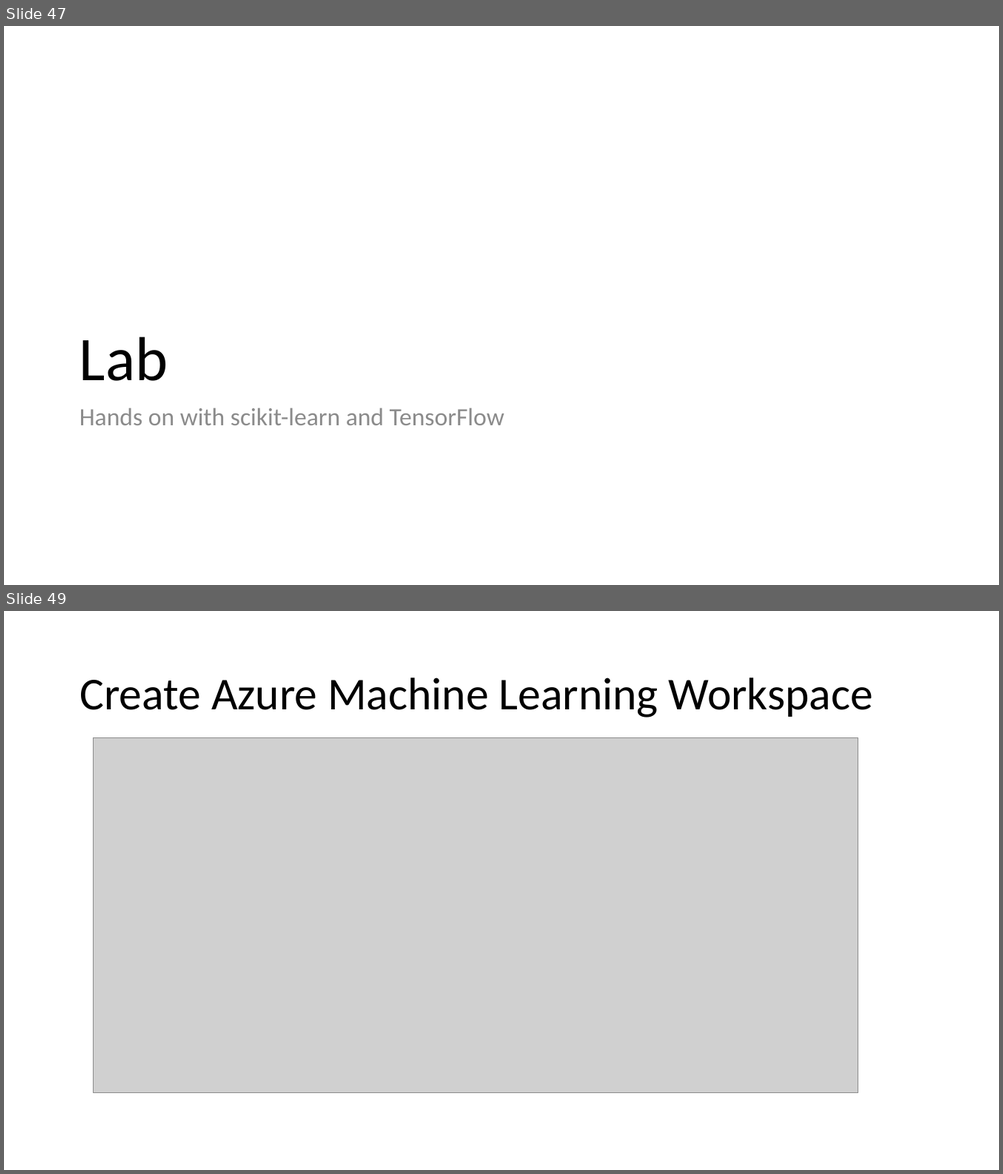
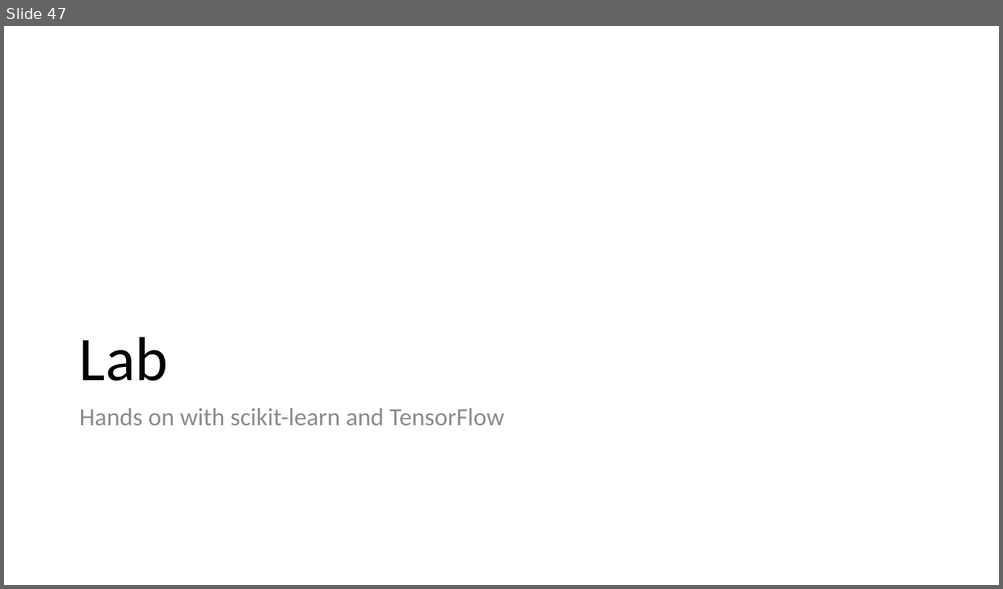
Before and after one commit to cloudscaleml/workshop, a slide deck: powerpoint/Overview.pptx. Shown one above the other, each under a label of ours: slides 47 and 49 before the commit, slide 47 after it; the slides between them are not shown. The pictures are 1003x1174 and 1003x589 pixels, drawn with LibreOffice and Linux fonts; fonts in the diff are those of the drawing; grey boxes stand for pictures. Boxes give left, top, right and bottom in pixels: in the first picture for what was removed or moved away, otherwise in the second. Text is boxed around its words. In the diff, an @@ line names an element or a change of style, - is before the commit and + after.

```diff
--- a/powerpoint/Overview.pptx
+++ b/powerpoint/Overview.pptx
@@ slide 49 removed at box(4, 611, 999, 1170), background #FFFFFF @@
@@ title removed at box(79, 678, 873, 718) @@
-Create Azure Machine Learning Workspace
@@ picture removed at box(94, 738, 858, 1093) @@
```
Also in this commit, not shown: 16 slides changed, 4 slides added, 10 other slides removed.
